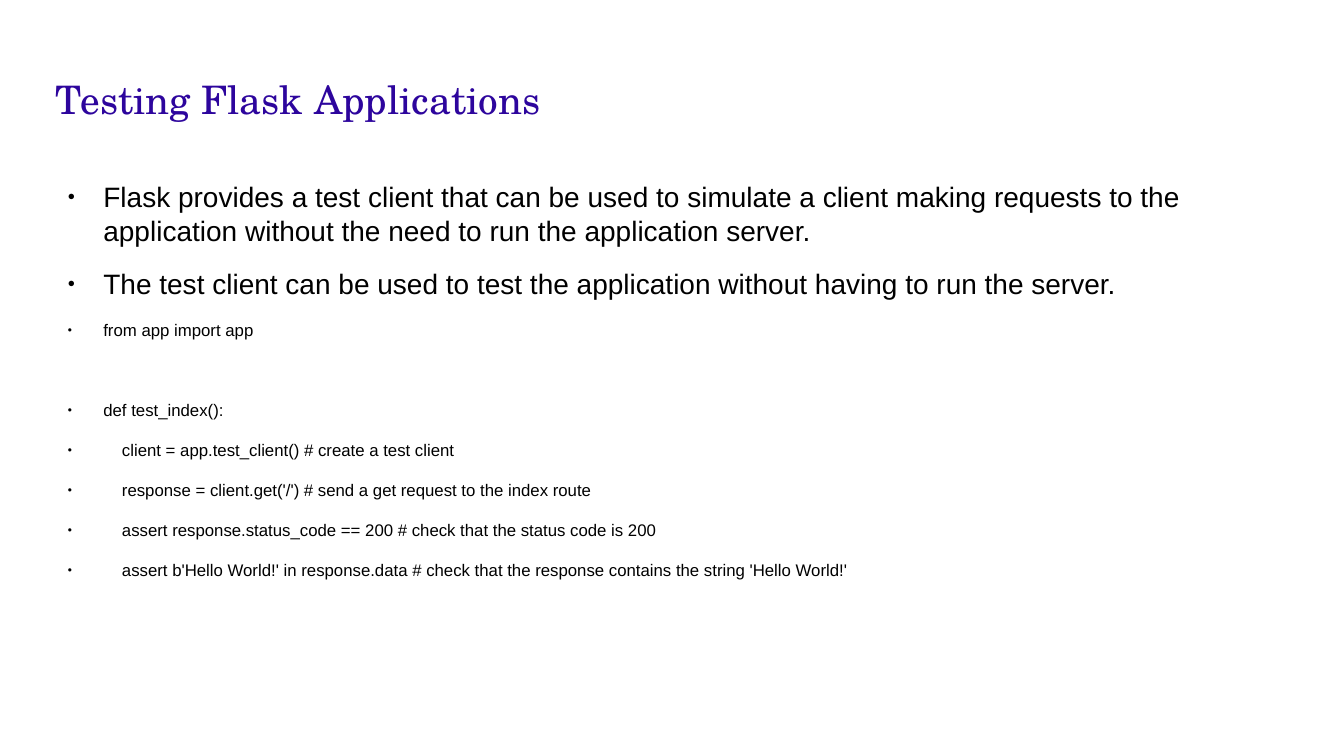
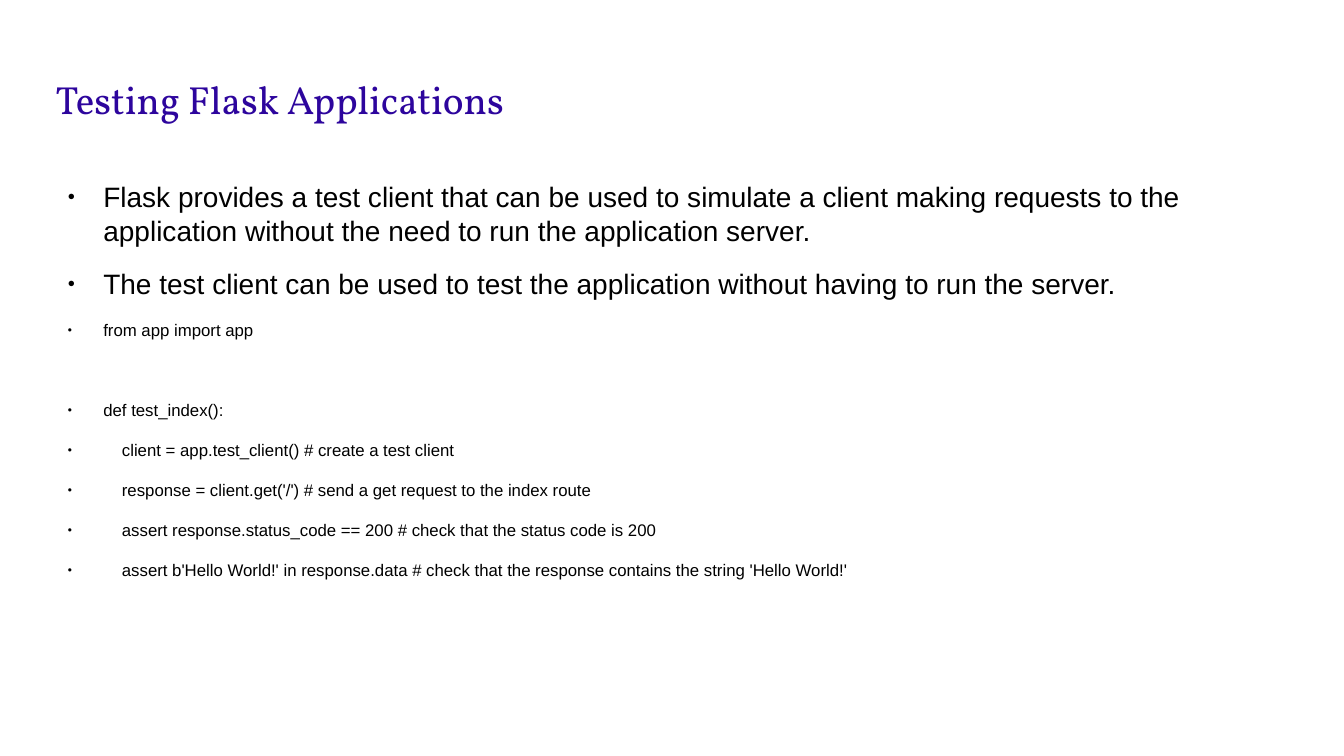
Before and after one commit to French-Austin1/python_lesson_material, a slide deck: slide 6 of day_4/Day_4_slides.pptx. Drawn at 1344x756 pixels with LibreOffice and Linux fonts; fonts in the diff are those of the drawing. Boxes give left, top, right and bottom in pixels: in the first picture for what was removed or moved away, otherwise in the second. Text is boxed around its words. In the diff, an @@ line names an element or a change of style, - is before the commit and + after.

```diff
--- a/day_4/Day_4_slides.pptx
+++ b/day_4/Day_4_slides.pptx
@@ title "Testing Flask Applications" at [56,86,504,124]: font TeX Gyre Schola to Vollkorn @@
```
Also in this commit, not shown: 4 other slides changed, 12 other files.
